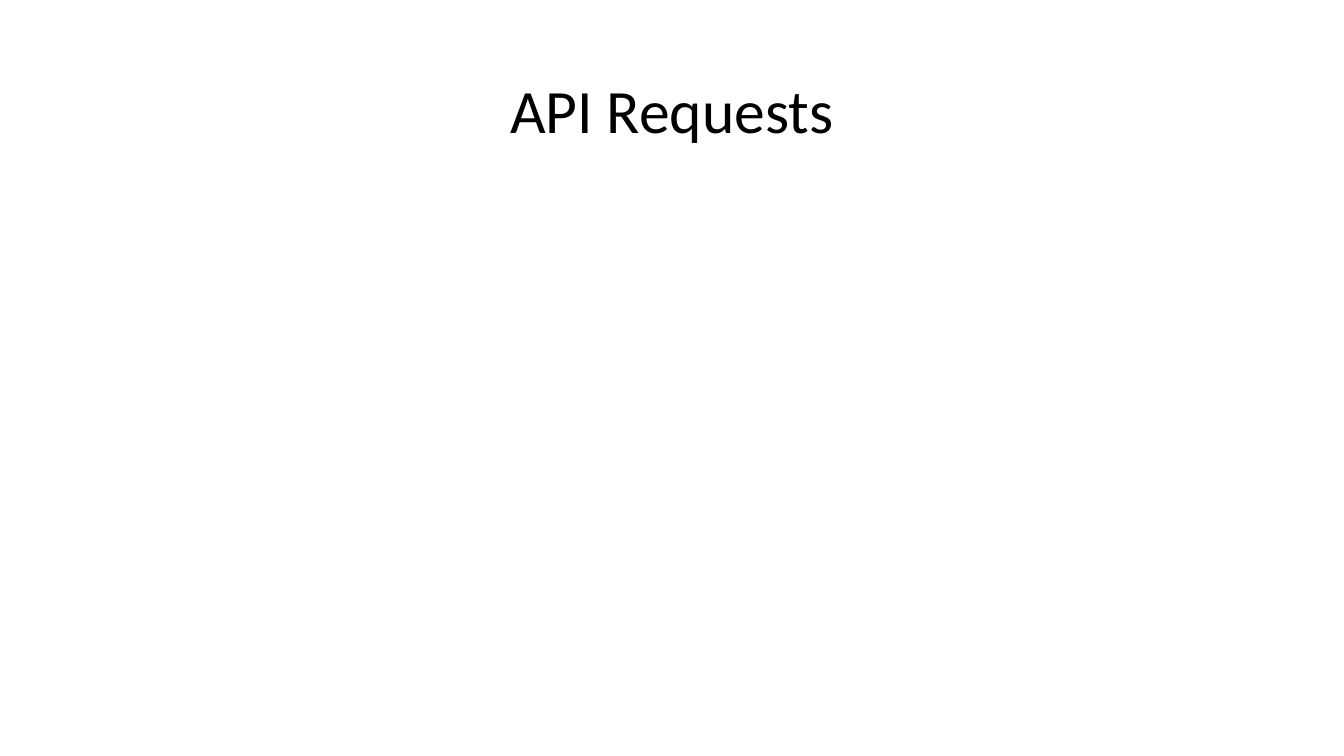
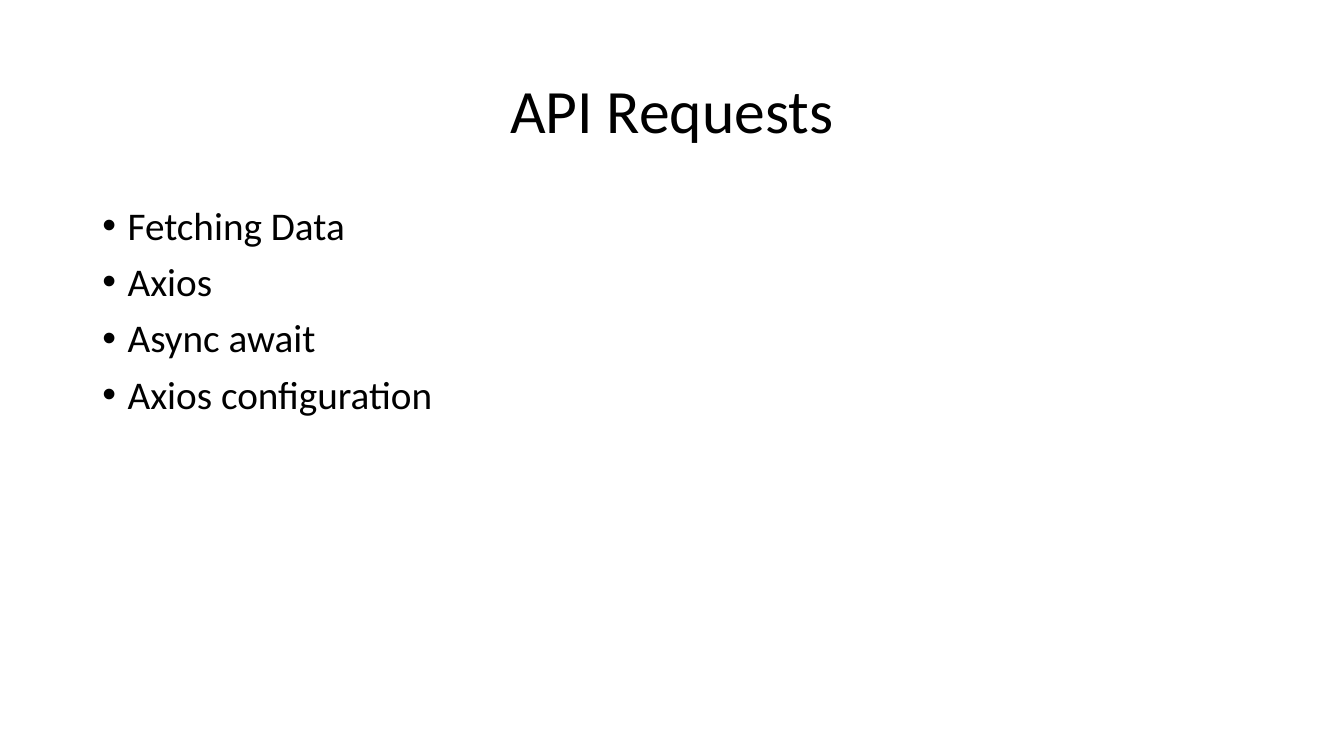
Before and after one commit to sreekanthkategaru/react, a slide deck: slide 17 of react_ppt.pptx. Drawn at 1344x756 pixels with LibreOffice and Linux fonts; fonts in the diff are those of the drawing. Boxes give left, top, right and bottom in pixels: in the first picture for what was removed or moved away, otherwise in the second. Text is boxed around its words. In the diff, an @@ line names an element or a change of style, - is before the commit and + after.

```diff
--- a/react_ppt.pptx
+++ b/react_ppt.pptx
@@ text added at (x1=128, y1=212, x2=432, y2=416), 28 pt, text #000000 @@
+• Fetching Data
+• Axios
+• Async await
+• Axios configuration
```
Also in this commit, not shown: 1 other slide changed, 1 slide added, 26 other files.
